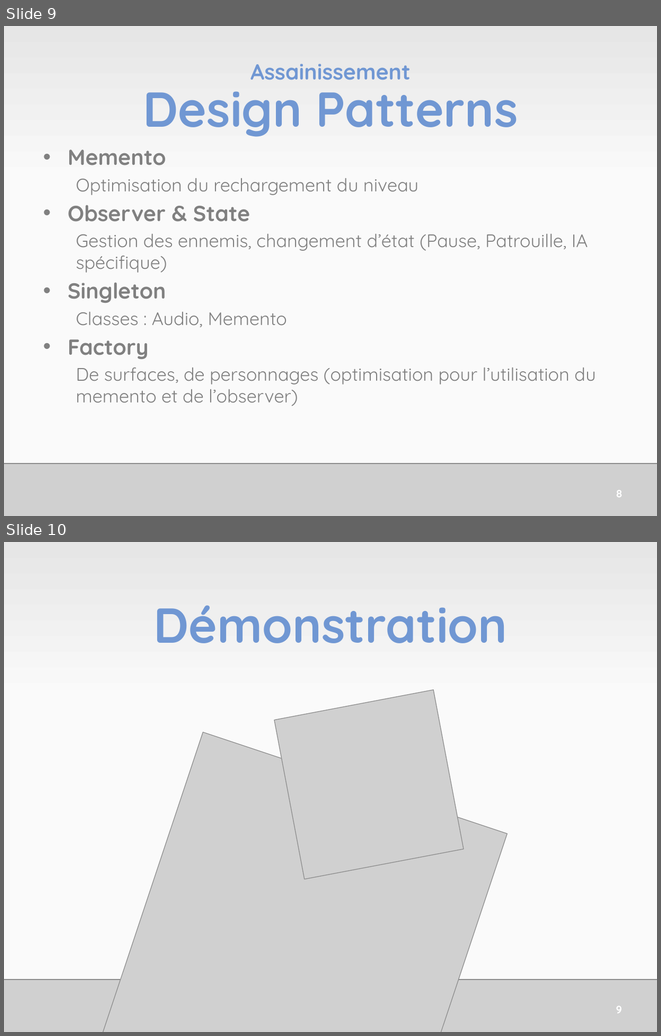
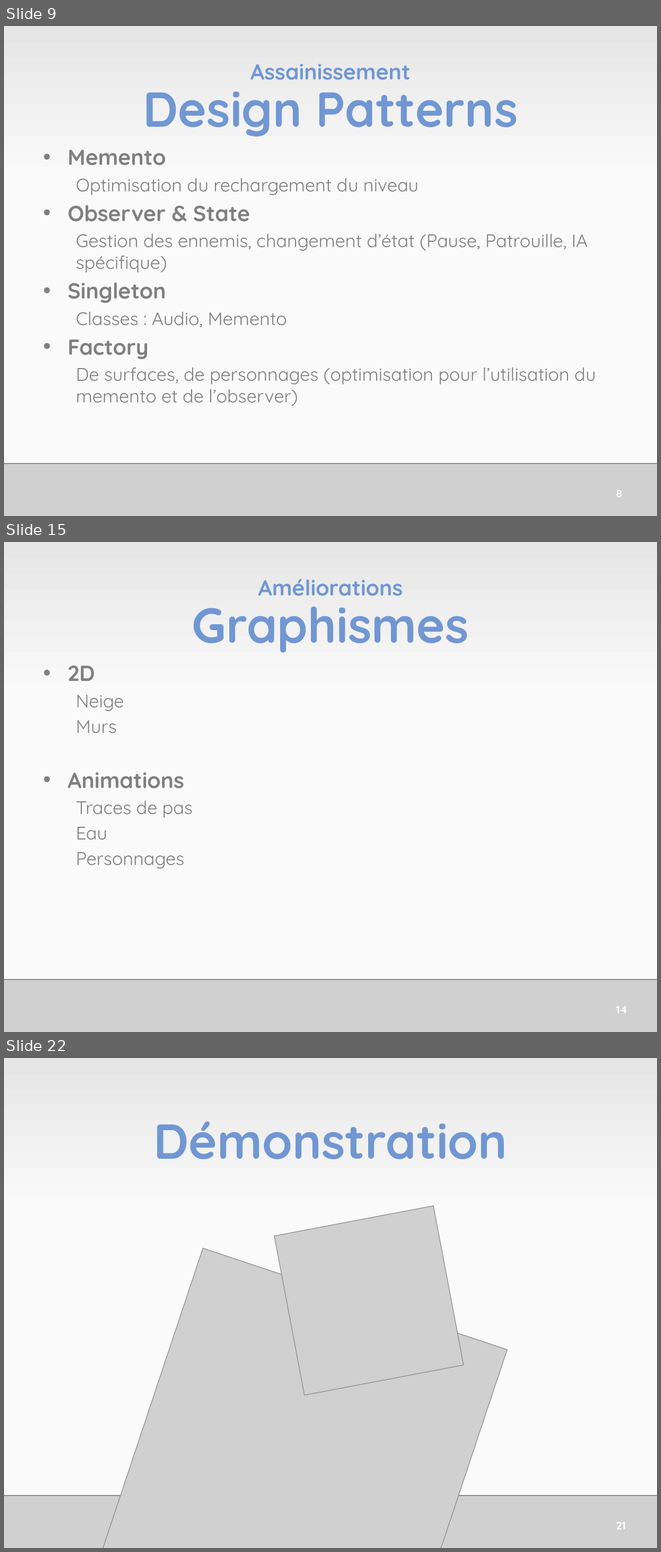
Before and after one commit to RomainClaret/bsc.p2.2, a slide deck: Administration/JamesGouinSePresente.pptx. Shown one above the other, each under a label of ours: slides 9 and 10 before the commit, slides 9, 15 and 22 after it; the slides between them are not shown. The pictures are 661x1036 and 661x1552 pixels, drawn with LibreOffice and Linux fonts; fonts in the diff are those of the drawing; grey boxes stand for pictures. Boxes give left, top, right and bottom in pixels: in the first picture for what was removed or moved away, otherwise in the second. Text is boxed around its words. In the diff, an @@ line names an element or a change of style, - is before the commit and + after.

```diff
--- a/Administration/JamesGouinSePresente.pptx
+++ b/Administration/JamesGouinSePresente.pptx
@@ slide 15 added at bbox=[4, 542, 657, 1032], background gradient #FAFAFA to #E6E6E6 @@
@@ title added at bbox=[192, 579, 469, 653], 24 pt, text #7097D3, bold @@
+Améliorations
+Graphismes
@@ text added at bbox=[68, 665, 193, 868], 20 pt, text #808080 @@
+• 2D
+  Neige
+  Murs
+• Animations
+  Traces de pas
+  Eau
+  Personnages
@@ picture added at bbox=[4, 979, 657, 1032] @@
@@ page number added at bbox=[616, 1006, 628, 1013], 12 pt, text #FFFFFF, bold @@
+14
@@ what was slide 10 is now slide 22 @@
@@ page number at bbox=[616, 1522, 626, 1529]: text changed @@
-9
+21
```
Also in this commit, not shown: 11 other slides added, 5 other files.
